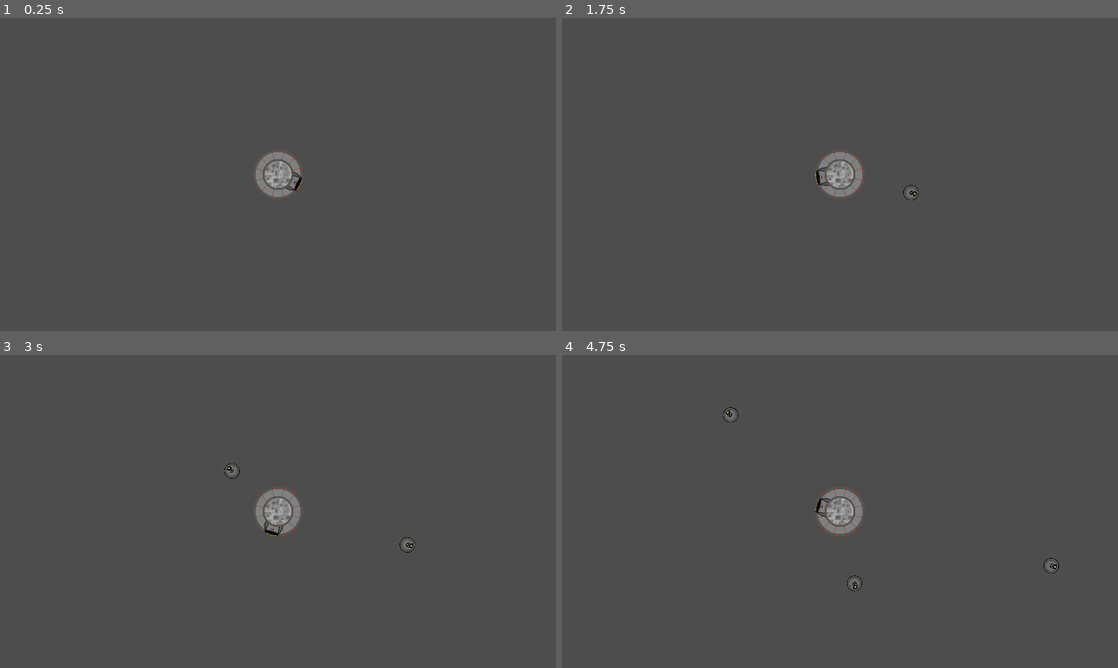
Above: before the commit, frames 1-4 (two rows, left to right).
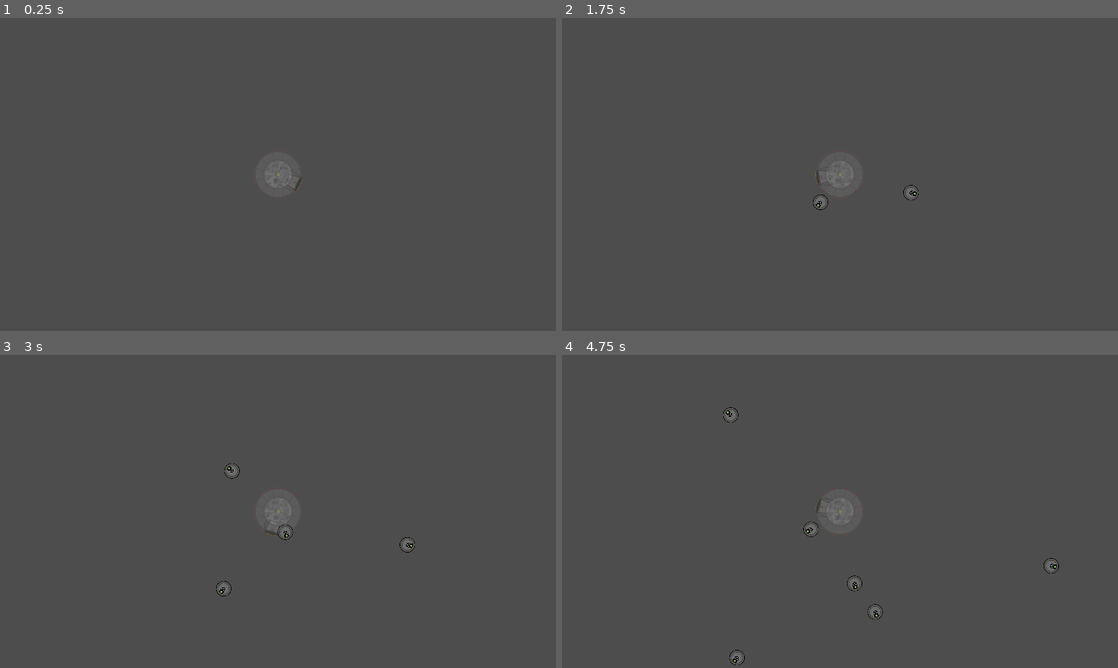
Above: after the commit, the same moments.

Repository: PlainOldNoah/DroneDeployer
Game: Godot game, scene res://main.tscn
The game is run twice, just before and just after one commit, with the same random seed, the same clock (stepped at 60 frames per second) and the same inputs.
Inputs (mouse positions are in pixels of both pictures, inside the frame that each line leads up to):
- Up to frame 1 (0.25 s): no input
- Up to frame 2 (1.75 s): tap Enter at 0.5 s; move the mouse to (962, 158) at 0.52 s; press the mouse at (962, 158) at 0.53 s; move the mouse to (728, 190) at 1.27 s; release the mouse at (728, 190) at 1.28 s; click (728, 190) at 1.35 s
- Up to frame 3 (3 s): move the mouse to (333, 442) at 2.02 s; press the mouse at (333, 442) at 2.03 s; move the mouse to (250, 574) at 2.77 s; release the mouse at (250, 574) at 2.78 s; click (250, 574) at 2.85 s
- Up to frame 4 (4.75 s): move the mouse to (1006, 558) at 3.52 s; press the mouse at (1006, 558) at 3.53 s; move the mouse to (673, 464) at 4.27 s; release the mouse at (673, 464) at 4.28 s; click (673, 464) at 4.35 s

The runs differ from the first frame. In frame 1, 0.7% of the frame differs, in the area x 45-55%, y 42-58%; in frame 2, 0.8%; in frame 3, 0.8%; in frame 4, 0.9%, in the area x 30-58%, y 42-100%.

Commit message:
Fixed weird behavior with drones and ddcc, seems to work as intended

Diff:
--- a/Drone Deployer/drone_core/ddcc.gd
+++ b/Drone Deployer/drone_core/ddcc.gd
@@ -28,28 +28,16 @@
 		return false
 
 
-#func deploy_drone(drone:Drone):
-#	drone.deploy(deploy_pnt.global_position, deployer.rotation)
-#	drone.set_home(self)
-
-
+# Deploy the drone next in queue if the deploy_clearing is open
 func deploy_next_drone():
 	if deploy_clearing.get_overlapping_bodies().size() == 0:
-		for i in 8:
-			print(DroneManager.get_next_drone())
 
-		var drone:Drone = DroneManager.get_next_drone()
+		var drone:Drone = DroneManager.get_and_pop_next_drone()
 		if drone != null:
 			drone.deploy(deploy_pnt.global_position, deployer.rotation)
 			drone.set_home(self)
-			DroneManager.remove_drone_from_queue(drone)
-
-
-
-#func deploy(drone:Drone):
-#	print(drone)
-#	drone.deploy(deploy_pnt.global_position, deployer.rotation)
-#	drone.set_home(self)
+#		else:
+#			print_debug("WARNING: no drones left in queue")
 
 
 func _on_collection_range_body_entered(body):
@@ -62,11 +50,12 @@
 		body.ddcc_collection_range_exited()
 
 
-#func _on_core_area_body_entered(body):
-#	if body.is_in_group("drone"):
-#		body.store()
+func _on_core_area_body_entered(body):
+	if body.is_in_group("drone"):
+		body.store()
 
 
-#func _on_arming_range_body_exited(_body):
+func _on_arming_range_body_exited(_body):
+	pass
 #	if body.is_in_group("drone"):
 #		body.ddcc_arming_range_exited()
--- a/Drone Deployer/drone_core/ddcc.tscn
+++ b/Drone Deployer/drone_core/ddcc.tscn
@@ -24,7 +24,7 @@
 region = Rect2(0, 792, 264, 264)
 
 [sub_resource type="CircleShape2D" id="CircleShape2D_yahjk"]
-radius = 18.0278
+radius = 36.0555
 
 [sub_resource type="CircleShape2D" id="CircleShape2D_qk2ho"]
 radius = 132.0
@@ -33,6 +33,7 @@
 radius = 190.0
 
 [node name="DDCC" type="Node2D"]
+modulate = Color(1, 1, 1, 0.282353)
 script = ExtResource("1_g45i4")
 
 [node name="Sprites" type="Node2D" parent="."]
@@ -75,6 +76,7 @@
 debug_color = Color(0.764706, 0.172549, 1, 0.0980392)
 
 [node name="ArmingRange" type="Area2D" parent="."]
+visible = false
 z_index = 1
 collision_layer = 0
 collision_mask = 2
--- a/Drone Deployer/drone_core/drone.gd
+++ b/Drone Deployer/drone_core/drone.gd
@@ -1,7 +1,7 @@
 class_name Drone
 extends CharacterBody2D
 
-signal state_changed(new_state:int)
+signal state_changed(drone:Drone, new_state:int)
 
 enum STATES {STORED, DEPLOYED, RETURNING, ARMING} # PAUSED RETURNING
 var state:int = -1
@@ -33,7 +33,7 @@
 # FOR INTERNAL CALLING ONLY
 # State machine for the Drone; enables/disables collisions, sprites, movement, etc.
 func set_state(new_state:int):
-	print(self.name, ": ", new_state)
+#	print(self.name, ": ", new_state)
 	if new_state == state:
 		print_debug("WARNING: Already in state <", state, ">")
 
@@ -41,14 +41,14 @@
 	match state:
 
 		STATES.DEPLOYED:
+			collision_shape.set_deferred("disabled", false)
 			set_visible(true)
-			collision_shape.set_deferred("disabled", false)
+			collectable = false
 
 		STATES.RETURNING:
 			pass
 
 		STATES.STORED:
-			DroneManager.add_drone_to_queue(self)
 			collision_shape.set_deferred("disabled", true)
 			set_visible(false)
 			set_velocity_from_vector(Vector2i.ZERO, 0)
@@ -57,7 +57,7 @@
 			print_debug("ERROR: STATE NOT DEFINED <", new_state, ">")
 			return
 
-#	emit_signal("state_changed", new_state)
+	emit_signal("state_changed", self, new_state)
 
 
 # Activates a Drone for the map with a starting point and angle (in radians)
--- a/Drone Deployer/drone_core/drone_manager.gd
+++ b/Drone Deployer/drone_core/drone_manager.gd
@@ -9,40 +9,45 @@
 
 func create_new_drone():
 	var drone_inst := drone_scene.instantiate()
-	add_drone_to_queue(drone_inst)
+	var _ok = drone_inst.connect("state_changed", handle_drone_state_change)
 	emit_signal("drone_created", drone_inst)
 
 
+# Adds the drone to the drone_queue if it is not already present
 func add_drone_to_queue(drone:Drone):
-	drone_queue.append(drone)
+	if not drone_queue.has(drone):
+		drone_queue.append(drone)
+	else:
+		print_debug("WARNING: <",drone.name,"> already in queue")
 
 
+# Remove drone from the drone_queue if it exists
 func remove_drone_from_queue(drone:Drone):
 	if drone_queue.has(drone):
 		drone_queue.erase(drone)
 
 
+# Returns the drone_queue
 func get_drone_queue():
 	return drone_queue
 
 
-func get_next_drone():
-	return null if drone_queue.is_empty() else drone_queue[0]
-
-#	var focus_drone:Drone = drone_queue.pop_front()
-#	if focus_drone != null:
-#		return focus_drone
+# Returns the next drone in the queue and removes it from the queue
+func get_and_pop_next_drone():
+	return null if drone_queue.is_empty() else drone_queue.pop_front()
 
 
-#func deploy_next_drone():
-#	var focus_drone:Drone = drone_queue.pop_front()
-#	if focus_drone != null:
-#		emit_signal("drone_deployed", focus_drone)
-
-
+# Moves the drone in position 0 to the end of the drone queue
 func skip_next_drone():
-	pass
+	drone_queue.push_back(drone_queue.pop_front())
 
 
 func handle_collected_drone():
 	pass
+
+
+func handle_drone_state_change(drone:Drone, state:int):
+	match state:
+		Drone.STATES.STORED:
+#			print_debug(drone, ": ", state)
+			add_drone_to_queue(drone)
--- a/Drone Deployer/main.gd
+++ b/Drone Deployer/main.gd
@@ -1,6 +1,5 @@
 extends Node
 
 func _ready():
-	for i in 8:
+	for i in 20:
 		DroneManager.create_new_drone()
-#		await get_tree().create_timer(1).timeout
